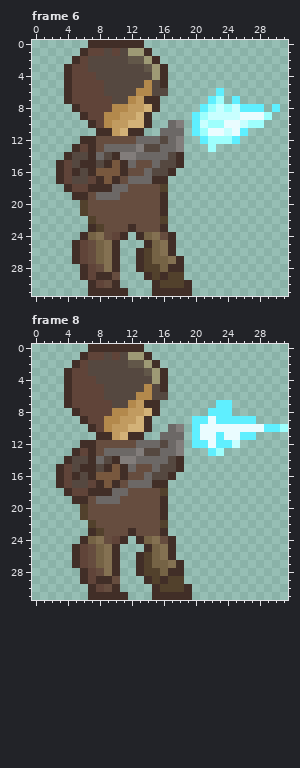
A pixel-art file gets an edit: Game Sprites/With new color/Sprite With Animation/Fixed/Attack 1/character - Attack 1 - iv.aseprite. The first picture shows the starting point.
32x32 pixels, 8 frames. Shown: frame 6, frame 8. The commit also changed other frames, which this record leaves out.
The same view after the edit:
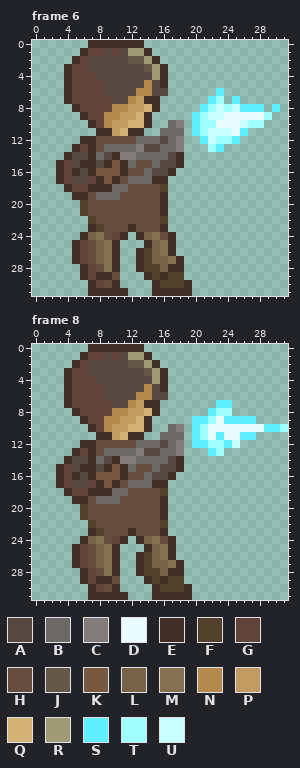
Palette (. is transparent): A #554840  B #6c6866  C #827d7b  D #eafcff  E #412e27  F #52412c  G #604439  H #664d3f  J #625749  K #78583e  L #756345  M #847152  N #b3894c  P #c19b60  Q #d3b278  R #9e9a75  S #5fefff  T #9efffd  U #c8ffff
Difference:
Frame 6, layer "Character 1/Laser":
Colour T becomes colour D in row 10 at x 23.
Colour U becomes colour D in row 9 at x 24 to 25.
The author put colour S in row 13 at x 23.
Colour U becomes colour T in row 10 at x 21.
Colour D becomes colour U in row 11 at x 22 to 23.
Colour T becomes colour U in row 12 at x 22.
Frame 8, layer "Character 1/Laser":
Colour S becomes colour D in row 9 at x 23.
Colour D becomes colour T in row 9 at x 22; in rows 10 to 11 at x 21; in row 12 at x 22.
Colour S becomes colour T in row 8 at x 23 to 24; in row 12 at x 23.
